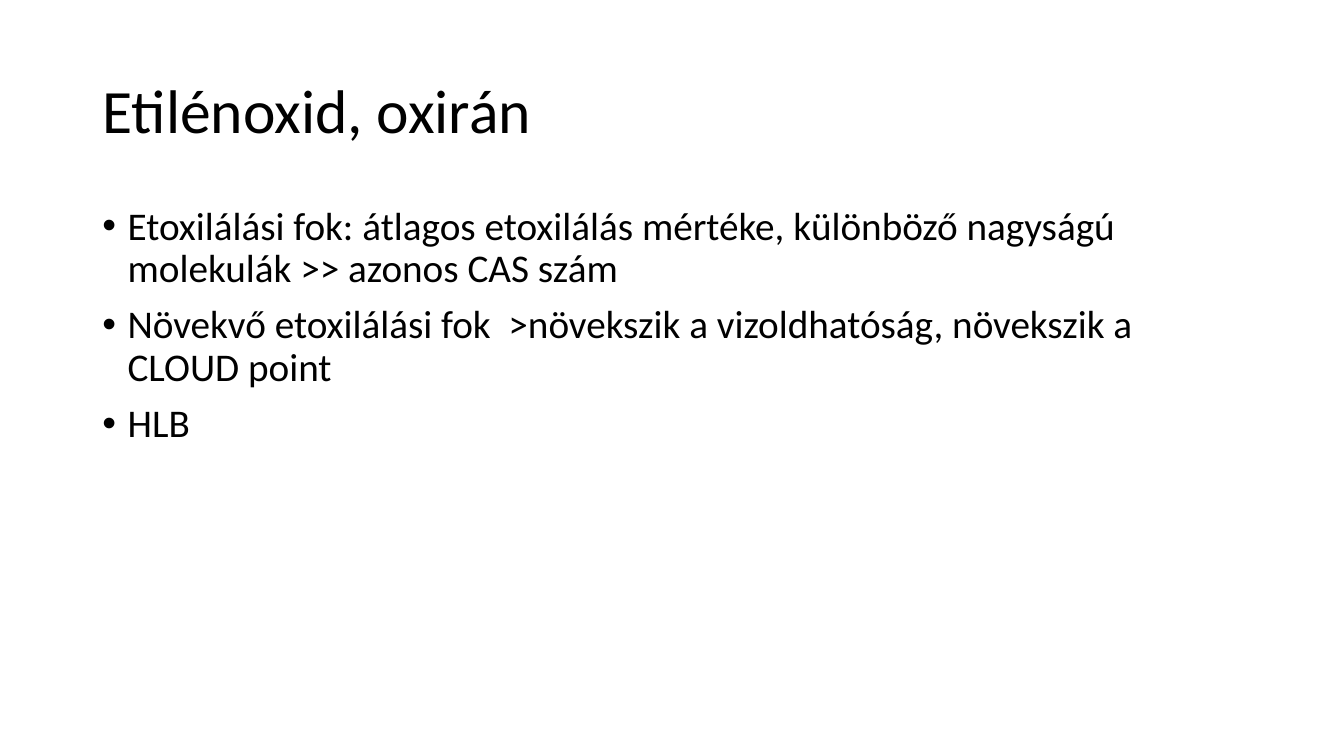
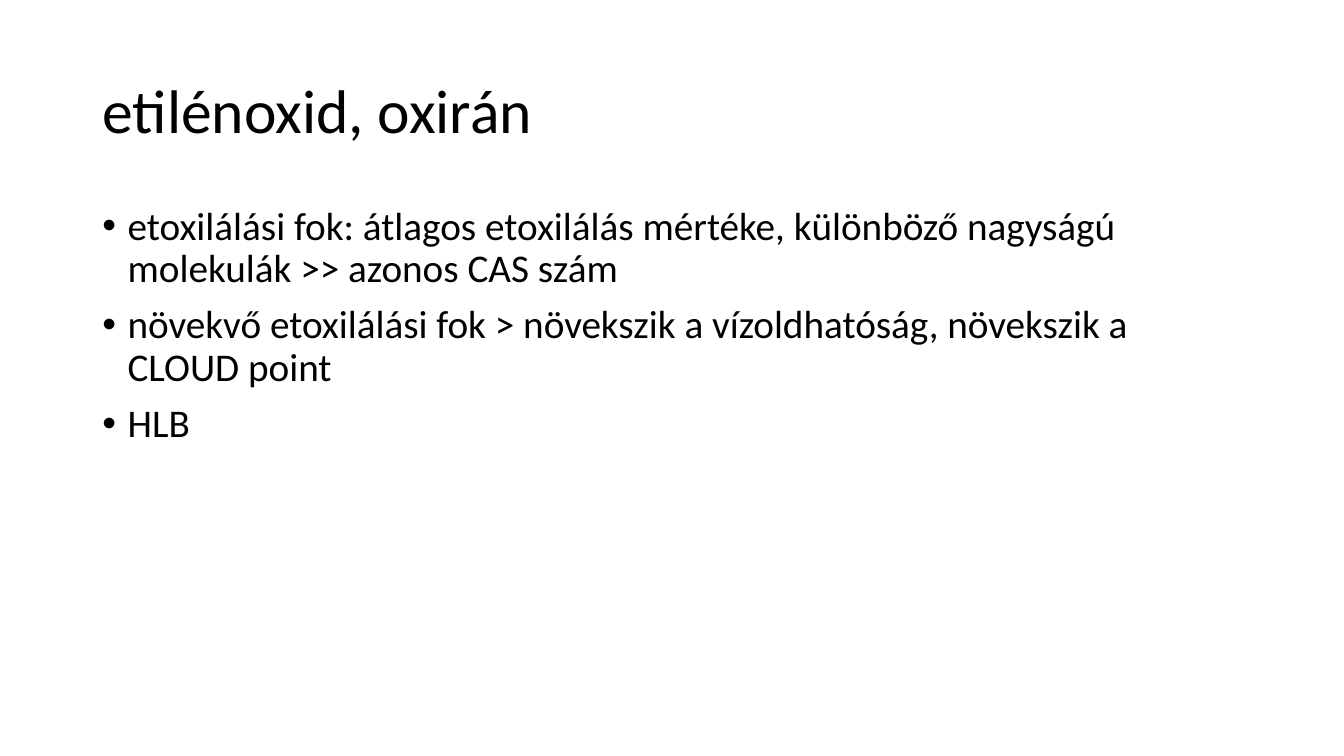
Before and after one commit to LilianaBohus/chemistry-presenations, a slide deck: slide 50 of formulations-and-surfactants.pptx. Drawn at 1344x756 pixels with LibreOffice and Linux fonts; fonts in the diff are those of the drawing. Boxes give left, top, right and bottom in pixels: in the first picture for what was removed or moved away, otherwise in the second. Text is boxed around its words. In the diff, an @@ line names an element or a change of style, - is before the commit and + after.

```diff
--- a/formulations-and-surfactants.pptx
+++ b/formulations-and-surfactants.pptx
@@ title at [102, 90, 532, 141]: text changed @@
-Etilénoxid, oxirán
+etilénoxid, oxirán
@@ text at [128, 212, 1128, 388]: text changed @@
-• Etoxilálási fok: átlagos etoxilálás mértéke, különböző nagyságú molekulák >> azonos CAS szám
-• Növekvő etoxilálási fok >növekszik a vizoldhatóság, növekszik a CLOUD point
+• etoxilálási fok: átlagos etoxilálás mértéke, különböző nagyságú molekulák >> azonos CAS szám
+• növekvő etoxilálási fok > növekszik a vízoldhatóság, növekszik a CLOUD point
```
Also in this commit, not shown: 18 other slides changed, 2 slides added, 2 slides removed.
